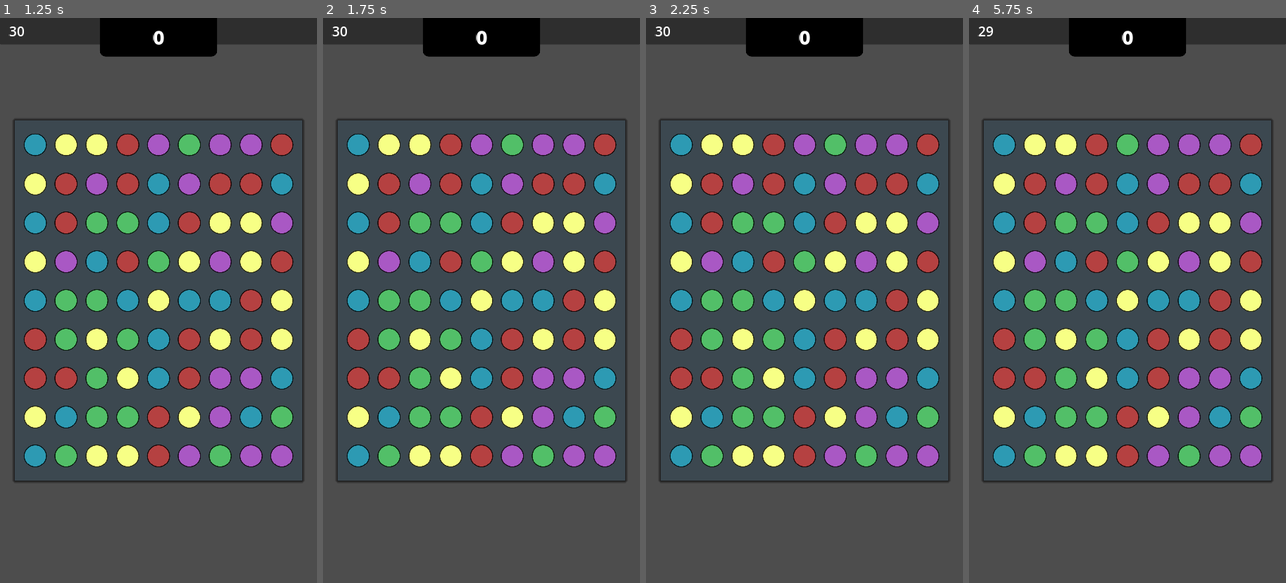
Above: before the commit, frames 1-4 (left to right).
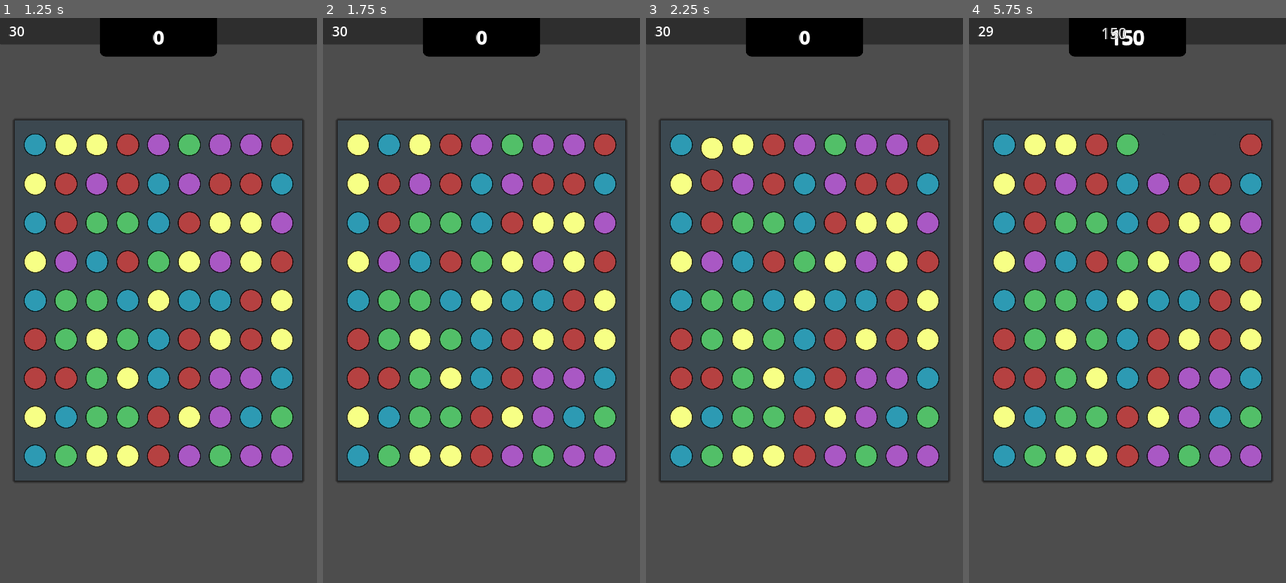
Above: after the commit, the same moments.

Repository: kuma-gee/holo-crush
Game: Godot game, scene res://src/start.tscn
Two runs of this game, one before a commit and one after it. Both use one fixed random seed, a clock stepped at 60 frames per second and the inputs below. The engine's default icon, where the game draws it, is replaced by a stand-in: a white triangle on a blue panel in a dark square.
Inputs (mouse positions are in pixels of both pictures, inside the frame that each line leads up to):
- Up to frame 1 (1.25 s): click "Play" at 0.5 s
- Up to frame 2 (1.75 s): tap Enter at 1.25 s; drag from (357, 142) to (513, 176) at 1.27 s
- Up to frame 3 (2.25 s): drag from (712, 142) to (788, 413) at 2.02 s
- Up to frame 4 (5.75 s): move the mouse to (1067, 142) at 2.77 s; tap Alt at 2.85 s; click (1067, 142) at 2.92 s; tap Space at 3.5 s; drag from (1095, 142) to (1032, 215) at 3.52 s; drag from (1127, 142) to (1143, 300) at 4.27 s; drag from (1159, 142) to (1079, 159) at 5.02 s

Frame 1 is identical in both runs. In frame 2, 0.5% of the frame differs, in the area x 7-25%, y 20-25%; in frame 3, 0.2%; in frame 4, 0.9%, in the area x 42-83%, y 1-25%.

Commit message:
add more sounds + effects

Diff:
--- a/godot/src/game.tscn
+++ b/godot/src/game.tscn
@@ -13,7 +13,7 @@
 bg_color = Color(0.266667, 0.32549, 0.368627, 0.784314)
 shadow_size = 10
 
-[node name="Game" type="Control" node_paths=PackedStringArray("input_blocker", "grid", "turns_label", "gameover", "end_score")]
+[node name="Game" type="Control" node_paths=PackedStringArray("input_blocker", "grid", "turns_label", "gameover", "end_score", "score_ui")]
 layout_mode = 3
 anchors_preset = 15
 anchor_right = 1.0
@@ -27,6 +27,7 @@
 turns_label = NodePath("Top/MarginContainer/HBoxContainer/Label2")
 gameover = NodePath("GameOver")
 end_score = NodePath("GameOver/PanelContainer/MarginContainer/VBoxContainer/EndScore")
+score_ui = NodePath("Score")
 
 [node name="Data" type="Node" parent="."]
 script = ExtResource("4_egjxx")
--- a/godot/src/grid/grid_ui.gd
+++ b/godot/src/grid/grid_ui.gd
@@ -63,6 +63,14 @@
 			var other = _get_slot(dest)
 			slot.swap(other)
 			await slot.swap_done
+		)
+	)
+	data.wrong_swap.connect(func(pos, dest):
+		queue.append(func():
+			var slot = _get_slot(pos)
+			var other = _get_slot(dest)
+			slot.swap_wrong(other)
+			await slot.swap_wrong_done
 		)
 	)
 	data.invalid_swap.connect(func(pos, dir):
--- a/godot/src/grid/match_grid.gd
+++ b/godot/src/grid/match_grid.gd
@@ -2,7 +2,7 @@
 extends Node
 
 signal invalid_swap(pos, dir)
-signal swap_no_match(pos, dest)
+signal wrong_swap(pos, dest)
 signal swapped(pos, dest)
 signal moved(pos, dest)
 
@@ -92,7 +92,7 @@
 
 		return true
 	else:
-		swap_no_match.emit(pos, dest)
+		wrong_swap.emit(pos, dest)
 
 	return false
 
--- a/godot/src/grid/slot.gd
+++ b/godot/src/grid/slot.gd
@@ -4,6 +4,7 @@
 signal match_done
 signal move_done
 signal swap_done
+signal swap_wrong_done
 signal fill_done
 signal change_done
 signal replace_done
@@ -18,6 +19,7 @@
 
 @onready var click_sound := $ClickSound
 @onready var swipe_sound := $SwipeSound
+@onready var wrong_sound := $WrongSound
 @onready var swipe_control := $SwipeControl
 
 const piece_size = Vector2(128, 128)
@@ -28,6 +30,14 @@
 		await piece.slight_move(dir)
 		slight_moving = false
 
+func swap_wrong(other_slot: Slot):
+	swap(other_slot)
+	await swap_done
+	swap(other_slot)
+	wrong_sound.play()
+	await swap_done
+	swap_wrong_done.emit()
+
 func swap(other_slot: Slot):
 	if piece == null:
 		return
@@ -35,8 +45,8 @@
 	var other = other_slot.piece
 	var piece_pos = get_pos()
 	if other:
-		other.move(piece_pos)
-	piece.move(other_slot.get_pos())
+		other.move(piece_pos, false, 0.3)
+	piece.move(other_slot.get_pos(), false, 0.3)
 
 	var temp = piece
 	other_slot.piece = piece
--- a/godot/src/grid/slot.tscn
+++ b/godot/src/grid/slot.tscn
@@ -1,9 +1,10 @@
-[gd_scene load_steps=5 format=3 uid="uid://diptf1fbeqwco"]
+[gd_scene load_steps=6 format=3 uid="uid://diptf1fbeqwco"]
 
 [ext_resource type="Script" path="res://src/grid/slot.gd" id="1_ysysd"]
 [ext_resource type="Script" path="res://src/grid/SwipeControl.gd" id="2_arkt7"]
 [ext_resource type="AudioStream" uid="uid://bdvv60tqtat27" path="res://assets/sound/カーソル移動9.mp3" id="3_iqce0"]
 [ext_resource type="AudioStream" uid="uid://d1nk5wmji7rr0" path="res://assets/sound/カーソル移動3.mp3" id="4_bo2sh"]
+[ext_resource type="AudioStream" uid="uid://d12kbr3s2031k" path="res://assets/sound/ニュッ2.mp3" id="5_002jb"]
 
 [node name="Slot" type="Control"]
 layout_mode = 3
@@ -41,6 +42,10 @@
 volume_db = -20.0
 pitch_scale = 0.7
 
+[node name="WrongSound" type="AudioStreamPlayer" parent="."]
+stream = ExtResource("5_002jb")
+volume_db = -10.0
+
 [connection signal="press_click" from="SwipeControl" to="." method="_on_swipe_control_press_click"]
 [connection signal="press_released" from="SwipeControl" to="." method="_on_swipe_control_press_released"]
 [connection signal="swiped" from="SwipeControl" to="." method="_on_swipe_control_swiped"]
--- a/godot/src/piece/basic.gd
+++ b/godot/src/piece/basic.gd
@@ -1,6 +1,5 @@
 extends Piece
 
-@onready var sprite := $Sprite2D
 @onready var back_color := $BackColor
 @onready var anim := $AnimationPlayer
 @onready var match_particles := $MatchParticles
@@ -32,7 +31,7 @@
 	SoundManager.play_match()
 
 	var tw = create_tween()
-	tw.tween_method(_set_shader_value, 1.0, -1.0, 0.5).set_trans(Tween.TRANS_CUBIC) .set_ease(Tween.EASE_OUT)
+	tw.tween_method(_set_shader_value, 1.0, -1.0, 0.5).set_trans(Tween.TRANS_CUBIC).set_ease(Tween.EASE_OUT)
 	tw.parallel().tween_property(back_color, "modulate", Color.TRANSPARENT, 0.5)
 	tw.finished.connect(func():
 		match_done.emit()
--- a/godot/src/piece/basic_blue.tscn
+++ b/godot/src/piece/basic_blue.tscn
@@ -9,7 +9,6 @@
 [ext_resource type="Shader" path="res://src/piece/rainbow.gdshader" id="7_wjrow"]
 [ext_resource type="Shader" path="res://src/piece/pop_circle.gdshader" id="8_kn5mu"]
 [ext_resource type="Texture2D" uid="uid://3gxx3fuvygy5" path="res://assets/circle.png" id="9_hp3tc"]
-[ext_resource type="Texture2D" uid="uid://c2x47brxvj8ab" path="res://assets/star.png" id="10_5175i"]
 [ext_resource type="Texture2D" uid="uid://dwofmghe1u30e" path="res://assets/star_08.png" id="11_w00wj"]
 
 [sub_resource type="ShaderMaterial" id="ShaderMaterial_yj06x"]
@@ -27,119 +26,44 @@
 shader_parameter/color = Color(1, 1, 1, 1)
 shader_parameter/progress = 1.0
 
-[sub_resource type="AtlasTexture" id="AtlasTexture_815no"]
-atlas = ExtResource("9_hp3tc")
-region = Rect2(2048, 0, 512, 512)
-
-[sub_resource type="AtlasTexture" id="AtlasTexture_bupjj"]
-atlas = ExtResource("9_hp3tc")
-region = Rect2(512, 0, 512, 512)
-
-[sub_resource type="AtlasTexture" id="AtlasTexture_fvbwc"]
-atlas = ExtResource("9_hp3tc")
-region = Rect2(1024, 0, 512, 512)
-
-[sub_resource type="AtlasTexture" id="AtlasTexture_kox7c"]
-atlas = ExtResource("9_hp3tc")
-region = Rect2(0, 0, 512, 512)
-
-[sub_resource type="AtlasTexture" id="AtlasTexture_ilvb5"]
-atlas = ExtResource("9_hp3tc")
-region = Rect2(1536, 0, 512, 512)
-
-[sub_resource type="AtlasTexture" id="AtlasTexture_s6ppl"]
-atlas = ExtResource("10_5175i")
-region = Rect2(2560, 0, 512, 512)
-
-[sub_resource type="AtlasTexture" id="AtlasTexture_viyvc"]
-atlas = ExtResource("10_5175i")
-region = Rect2(3072, 0, 512, 512)
-
-[sub_resource type="AtlasTexture" id="AtlasTexture_vikri"]
-atlas = ExtResource("10_5175i")
-region = Rect2(3584, 0, 512, 512)
-
-[sub_resource type="AtlasTexture" id="AtlasTexture_s81w5"]
-atlas = ExtResource("10_5175i")
-region = Rect2(4096, 0, 512, 512)
-
-[sub_resource type="AtlasTexture" id="AtlasTexture_kd0b7"]
-atlas = ExtResource("10_5175i")
-region = Rect2(512, 0, 512, 512)
-
-[sub_resource type="AtlasTexture" id="AtlasTexture_g37ly"]
-atlas = ExtResource("10_5175i")
-region = Rect2(0, 0, 512, 512)
-
-[sub_resource type="AtlasTexture" id="AtlasTexture_ira8k"]
-atlas = ExtResource("10_5175i")
-region = Rect2(1536, 0, 512, 512)
-
-[sub_resource type="AtlasTexture" id="AtlasTexture_ybcyy"]
-atlas = ExtResource("10_5175i")
-region = Rect2(2048, 0, 512, 512)
-
-[sub_resource type="AtlasTexture" id="AtlasTexture_joiwr"]
-atlas = ExtResource("10_5175i")
-region = Rect2(1024, 0, 512, 512)
-
-[sub_resource type="SpriteFrames" id="SpriteFrames_l1rlo"]
-animations = [{
-"frames": [{
-"duration": 1.0,
-"texture": SubResource("AtlasTexture_815no")
-}, {
-"duration": 1.0,
-"texture": SubResource("AtlasTexture_bupjj")
-}, {
-"duration": 1.5,
-"texture": SubResource("AtlasTexture_fvbwc")
-}, {
-"duration": 1.0,
-"texture": SubResource("AtlasTexture_kox7c")
-}, {
-"duration": 1.0,
-"texture": SubResource("AtlasTexture_ilvb5")
-}, {
-"duration": 1.0,
-"texture": null
-}],
-"loop": false,
-"name": &"default",
-"speed": 10.0
-}, {
-"frames": [{
-"duration": 1.0,
-"texture": SubResource("AtlasTexture_s6ppl")
-}, {
-"duration": 1.0,
-"texture": SubResource("AtlasTexture_viyvc")
-}, {
-"duration": 1.0,
-"texture": SubResource("AtlasTexture_vikri")
-}, {
-"duration": 1.0,
-"texture": SubResource("AtlasTexture_s81w5")
-}, {
-"duration": 1.0,
-"texture": SubResource("AtlasTexture_kd0b7")
-}, {
-"duration": 1.0,
-"texture": SubResource("AtlasTexture_g37ly")
-}, {
-"duration": 1.0,
-"texture": SubResource("AtlasTexture_ira8k")
-}, {
-"duration": 1.0,
-"texture": SubResource("AtlasTexture_ybcyy")
-}, {
-"duration": 1.0,
-"texture": SubResource("AtlasTexture_joiwr")
-}],
-"loop": false,
-"name": &"new_animation",
-"speed": 5.0
-}]
+[sub_resource type="Animation" id="Animation_yytgt"]
+length = 0.001
+tracks/0/type = "value"
+tracks/0/imported = false
+tracks/0/enabled = true
+tracks/0/path = NodePath("Sprite2D3:frame")
+tracks/0/interp = 1
+tracks/0/loop_wrap = true
+tracks/0/keys = {
+"times": PackedFloat32Array(0),
+"transitions": PackedFloat32Array(1),
+"update": 1,
+"values": [4]
+}
+tracks/1/type = "value"
+tracks/1/imported = false
+tracks/1/enabled = true
+tracks/1/path = NodePath("Sprite2D3:visible")
+tracks/1/interp = 1
+tracks/1/loop_wrap = true
+tracks/1/keys = {
+"times": PackedFloat32Array(0),
+"transitions": PackedFloat32Array(1),
+"update": 1,
+"values": [false]
+}
+tracks/2/type = "value"
+tracks/2/imported = false
+tracks/2/enabled = true
+tracks/2/path = NodePath("Sprite2D:scale")
+tracks/2/interp = 1
+tracks/2/loop_wrap = true
+tracks/2/keys = {
+"times": PackedFloat32Array(0),
+"transitions": PackedFloat32Array(1),
+"update": 0,
+"values": [Vector2(1, 1)]
+}
 
 [sub_resource type="Animation" id="Animation_4tp4w"]
 resource_name = "special_match"
@@ -171,53 +95,14 @@
 tracks/2/type = "value"
 tracks/2/imported = false
 tracks/2/enabled = true
-tracks/2/path = NodePath("MatchParticles:emitting")
-tracks/2/interp = 1
+tracks/2/path = NodePath("Sprite2D:scale")
+tracks/2/interp = 2
 tracks/2/loop_wrap = true
 tracks/2/keys = {
-"times": PackedFloat32Array(0),
-"transitions": PackedFloat32Array(1),
-"update": 1,
-"values": [true]
-}
-
-[sub_resource type="Animation" id="Animation_yytgt"]
-length = 0.001
-tracks/0/type = "value"
-tracks/0/imported = false
-tracks/0/enabled = true
-tracks/0/path = NodePath("Sprite2D3:frame")
-tracks/0/interp = 1
-tracks/0/loop_wrap = true
-tracks/0/keys = {
-"times": PackedFloat32Array(0),
-"transitions": PackedFloat32Array(1),
-"update": 1,
-"values": [4]
-}
-tracks/1/type = "value"
-tracks/1/imported = false
-tracks/1/enabled = true
-tracks/1/path = NodePath("Sprite2D3:visible")
-tracks/1/interp = 1
-tracks/1/loop_wrap = true
-tracks/1/keys = {
-"times": PackedFloat32Array(0),
-"transitions": PackedFloat32Array(1),
-"update": 1,
-"values": [false]
-}
-tracks/2/type = "value"
-tracks/2/imported = false
-tracks/2/enabled = true
-tracks/2/path = NodePath("MatchParticles:emitting")
-tracks/2/interp = 1
-tracks/2/loop_wrap = true
-tracks/2/keys = {
-"times": PackedFloat32Array(0),
-"transitions": PackedFloat32Array(1),
-"update": 1,
-"values": [false]
+"times": PackedFloat32Array(0, 0.2, 0.5),
+"transitions": PackedFloat32Array(1, 1, 1),
+"update": 0,
+"values": [Vector2(1, 1), Vector2(1.2, 1.2), Vector2(1, 1)]
 }
 
 [sub_resource type="AnimationLibrary" id="AnimationLibrary_x5d4q"]
@@ -264,6 +149,8 @@
 row_texture = ExtResource("3_6fepw")
 col_texture = ExtResource("4_k8n1j")
 bomb_texture = ExtResource("6_2wluf")
+type = null
+slight_move_distance = null
 
 [node name="BackColor" type="ColorRect" parent="." index="0"]
 visible = false
@@ -279,11 +166,6 @@
 material = SubResource("ShaderMaterial_tnkub")
 texture = ExtResource("2_la2jm")
 
-[node name="AnimatedSprite2D" type="AnimatedSprite2D" parent="Sprite2D" index="0"]
-visible = false
-scale = Vector2(0.4, 0.4)
-sprite_frames = SubResource("SpriteFrames_l1rlo")
-
 [node name="Sprite2D3" type="Sprite2D" parent="." index="2"]
 visible = false
 scale = Vector2(0.4, 0.4)
@@ -298,7 +180,6 @@
 
 [node name="MatchParticles" type="GPUParticles2D" parent="." index="4"]
 visible = false
-emitting = false
 process_material = SubResource("ParticleProcessMaterial_31y3t")
 texture = ExtResource("11_w00wj")
 lifetime = 0.5
--- a/godot/src/piece/basic_green.tscn
+++ b/godot/src/piece/basic_green.tscn
@@ -3,6 +3,8 @@
 [ext_resource type="PackedScene" uid="uid://cmwklckfgwegu" path="res://src/piece/basic_blue.tscn" id="1_f5la7"]
 
 [node name="BasicGreen" instance=ExtResource("1_f5la7")]
+type = null
+slight_move_distance = null
 
 [node name="Sprite2D" parent="." index="1"]
 modulate = Color(0.321569, 0.74902, 0.407843, 1)
--- a/godot/src/piece/basic_purple.tscn
+++ b/godot/src/piece/basic_purple.tscn
@@ -3,6 +3,8 @@
 [ext_resource type="PackedScene" uid="uid://cmwklckfgwegu" path="res://src/piece/basic_blue.tscn" id="1_4ufh7"]
 
 [node name="BasicPurple" instance=ExtResource("1_4ufh7")]
+type = null
+slight_move_distance = null
 
 [node name="Sprite2D" parent="." index="1"]
 modulate = Color(0.662745, 0.345098, 0.768627, 1)
--- a/godot/src/piece/basic_red.tscn
+++ b/godot/src/piece/basic_red.tscn
@@ -3,6 +3,8 @@
 [ext_resource type="PackedScene" uid="uid://cmwklckfgwegu" path="res://src/piece/basic_blue.tscn" id="1_ntmcy"]
 
 [node name="BasicRed" instance=ExtResource("1_ntmcy")]
+type = null
+slight_move_distance = null
 
 [node name="Sprite2D" parent="." index="1"]
 modulate = Color(0.709804, 0.254902, 0.254902, 1)
--- a/godot/src/piece/basic_yellow.tscn
+++ b/godot/src/piece/basic_yellow.tscn
@@ -3,6 +3,8 @@
 [ext_resource type="PackedScene" uid="uid://cmwklckfgwegu" path="res://src/piece/basic_blue.tscn" id="1_jh0uh"]
 
 [node name="BasicYellow" instance=ExtResource("1_jh0uh")]
+type = null
+slight_move_distance = null
 
 [node name="Sprite2D" parent="." index="1"]
 modulate = Color(0.968627, 1, 0.521569, 1)
--- a/godot/src/piece/piece.gd
+++ b/godot/src/piece/piece.gd
@@ -24,14 +24,16 @@
 @export var type: Type
 @export var slight_move_distance := 10
 
+@onready var sprite := $Sprite2D
+
 var special: Specials.Type
 
-func move(dest: Vector2, fade_in = false):
+func move(dest: Vector2, fade_in = false, time = 0.5):
 	var tw = create_tween()
-	tw.tween_property(self, "global_position", dest, 0.5).set_trans(Tween.TRANS_CUBIC).set_ease(Tween.EASE_IN_OUT)
+	tw.tween_property(self, "global_position", dest, time).set_trans(Tween.TRANS_CUBIC).set_ease(Tween.EASE_IN_OUT)
 	if fade_in:
 		modulate = Color.TRANSPARENT
-		tw.parallel().tween_property(self, "modulate", Color.WHITE, 0.5).set_trans(Tween.TRANS_EXPO).set_ease(Tween.EASE_IN_OUT)
+		tw.parallel().tween_property(self, "modulate", Color.WHITE, time).set_trans(Tween.TRANS_EXPO).set_ease(Tween.EASE_IN_OUT)
 
 	tw.finished.connect(func(): move_done.emit())
 
@@ -52,9 +54,12 @@
 
 func pressed():
 	modulate = Color.GRAY
+	sprite.scale = Vector2(0.9, 0.9)
+
 
 func released():
 	modulate = Color.WHITE
+	sprite.scale = Vector2(1.0, 1.0)
 
 func matched():
 	despawn(match_done)
--- a/godot/tests/MatchGridTest.gd
+++ b/godot/tests/MatchGridTest.gd
@@ -86,8 +86,8 @@
 	watch_signals(data)
 	data.swap(Vector2(0, 0), Vector2(1, 0))
 
-	assert_signal_emit_count(data, 'swap_no_match', 1)
-	assert_contains_exact(get_signal_parameters(data, 'swap_no_match'), [Vector2i(1, 0), Vector2i(0, 0)])
+	assert_signal_emit_count(data, 'wrong_swap', 1)
+	assert_contains_exact(get_signal_parameters(data, 'wrong_swap'), [Vector2i(1, 0), Vector2i(0, 0)])
 	assert_eq_deep(data.get_data(), [
 		[1, 2, 1, 0],
 		[0, 1, 2, 0],
Not shown: 1 places in godot/src/piece/basic_blue.tscn that only renumber resources
